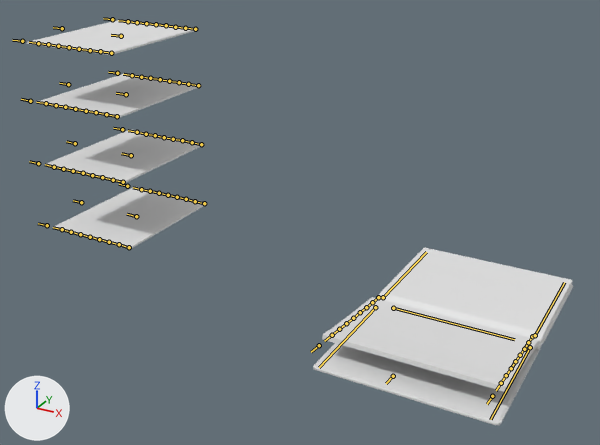
A saved change to the Blender file Assets/Models/Temp Art/OpenSketchbook.blend.
One viewpoint serves both versions: a camera (50 mm lens) standing at (2.59, -9.46, 5.09) and looking at (-2.24, -0.66, 0.69). Lighting does not change. The marker at lower left points along +X, +Y and +Z. The bones that bend it are drawn over the model as lines.
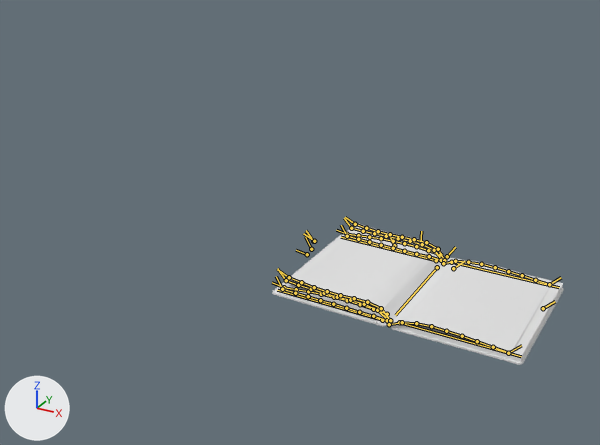
The newer file adds an action. The first version stands in its rest pose; the second is drawn at frame 69 of the action 'Page Turn Left'.

Boxes (x1, y1, x2, y2) around the edits, measured in the pictures (600 x 445 px):
```json
{"object": "Cube", "change": "posed", "before": [313, 248, 573, 425], "after": [272, 235, 564, 365], "on screen": "12% wider, 26% shorter"}
{"object": "Plane.002", "change": "posed", "before": [37, 73, 202, 118], "after": [289, 223, 446, 322], "on screen": "117% taller"}
{"object": "Plane.003", "change": "posed", "before": [27, 20, 197, 55], "after": [388, 260, 552, 354], "on screen": "164% taller"}
{"object": "Plane", "change": "posed", "before": [53, 187, 207, 249], "after": [286, 278, 389, 323]}
{"object": "Plane.001", "change": "posed", "before": [45, 130, 204, 183], "after": [283, 283, 389, 322]}
{"bone": "Bone.021", "before": "(393, 308) to (514, 339)", "after": "(437, 267) to (395, 315)"}
{"bone": "Bone.018", "before": "(393, 376) to (386, 383)", "after": "(307, 254) to (296, 250)"}
{"bone": "Bone.083", "before": "(136, 216) to (127, 214)", "after": "(420, 244) to (421, 231)"}
{"bone": "Bone.082", "before": "(81, 202) to (73, 200)", "after": "(313, 241) to (306, 230)"}
{"bone": "Bone.084", "before": "(131, 155) to (121, 153)", "after": "(394, 245) to (388, 233)"}
{"bone": "Bone.101", "before": "(75, 143) to (66, 141)", "after": "(311, 249) to (305, 237)"}
{"bone": "Bone.104", "before": "(126, 94) to (116, 93)", "after": "(447, 256) to (455, 247)"}
{"bone": "Bone.121", "before": "(68, 84) to (59, 83)", "after": "(314, 241) to (303, 233)"}
{"bone": "Bone.124", "before": "(121, 36) to (111, 35)", "after": "(453, 268) to (464, 261)"}
{"bone": "Bone.141", "before": "(62, 28) to (53, 27)", "after": "(543, 308) to (555, 301)"}
```

The change, as JSON lines over the scene's bpy script:
```json
{"block": "bone_bone_021", "where": "bone_bone_021 = bpy.data.objects['Armature.004'].pose.bones['Bone.021']"}
{"op": "set", "path": "bone_bone_021.location", "old": "(0.0, 0.0, 0.0)", "new": "(1.66, -0.02, 0.17)"}
{"op": "set", "path": "bone_bone_021.rotation_quaternion", "old": "(1.0, 0.0, 0.0, 0.0)", "new": "(0.707, 0.008, -0.005, 0.707)", "note": "degrees (0, 0, 0) -> degrees (0, -1, 90)"}
{"block": "bone_bone_018", "where": "bone_bone_018 = bpy.data.objects['Armature.004'].pose.bones['Bone.018']  # child of 'Bone.021'"}
{"op": "set", "path": "bone_bone_018.location", "old": "(0.0, 0.0, 0.0)", "new": "(0.01, -0.14, 0.2)"}
{"block": "bone_bone_083", "where": "bone_bone_083 = bpy.data.objects['Armature.004'].pose.bones['Bone.083']  # child of 'Bone.021'"}
{"op": "set", "path": "bone_bone_083.location", "old": "(0.0, 0.0, 0.0)", "new": "(0.48, -5.75, -1.29)"}
{"op": "set", "path": "bone_bone_083.rotation_quaternion", "old": "(1.0, 0.0, 0.0, 0.0)", "new": "(0.508, -0.676, 0.499, -0.19)", "note": "degrees (0, 0, 0) -> degrees (-115, 15, -64)"}
{"block": "bone_bone_082", "where": "bone_bone_082 = bpy.data.objects['Armature.004'].pose.bones['Bone.082']  # child of 'Bone.083'"}
{"op": "set", "path": "bone_bone_082.location", "old": "(0.0, 0.0, 0.0)", "new": "(0.77, -1.52, 1.4)"}
{"op": "set", "path": "bone_bone_082.rotation_quaternion", "old": "(1.0, 0.0, 0.0, 0.0)", "new": "(0.93, 0.32, -0.004, -0.182)", "note": "degrees (0, 0, 0) -> degrees (37, 6, -20)"}
{"block": "bone_bone_084", "where": "bone_bone_084 = bpy.data.objects['Armature.004'].pose.bones['Bone.084']  # child of 'Bone.021'"}
{"op": "set", "path": "bone_bone_084.location", "old": "(0.0, 0.0, 0.0)", "new": "(1.36, -5.75, -0.47)"}
{"op": "set", "path": "bone_bone_084.rotation_quaternion", "old": "(1.0, 0.0, 0.0, 0.0)", "new": "(0.624, -0.596, 0.342, -0.372)", "note": "degrees (0, 0, 0) -> degrees (-87, -1, -61)"}
{"block": "bone_bone_101", "where": "bone_bone_101 = bpy.data.objects['Armature.004'].pose.bones['Bone.101']  # child of 'Bone.084'"}
{"op": "set", "path": "bone_bone_101.location", "old": "(0.0, 0.0, 0.0)", "new": "(0.59, -0.82, 1.14)"}
{"block": "bone_bone_104", "where": "bone_bone_104 = bpy.data.objects['Armature.004'].pose.bones['Bone.104']  # child of 'Bone.021'"}
{"op": "set", "path": "bone_bone_104.location", "old": "(0.0, 0.0, 0.0)", "new": "(1.2, -5.75, 0.72)"}
{"op": "set", "path": "bone_bone_104.rotation_quaternion", "old": "(1.0, 0.0, 0.0, 0.0)", "new": "(0.355, -0.703, 0.616, 0.005)", "note": "degrees (0, 0, 0) -> degrees (-147, 26, -74)"}
{"block": "bone_bone_121", "where": "bone_bone_121 = bpy.data.objects['Armature.004'].pose.bones['Bone.121']  # child of 'Bone.104'"}
{"op": "set", "path": "bone_bone_121.location", "old": "(0.0, 0.0, 0.0)", "new": "(0.76, -2.41, 1.34)"}
{"op": "set", "path": "bone_bone_121.rotation_quaternion", "old": "(1.0, 0.0, 0.0, 0.0)", "new": "(0.66, 0.65, -0.009, -0.377)", "note": "degrees (0, 0, 0) -> degrees (80, 29, -35)"}
{"block": "bone_bone_124", "where": "bone_bone_124 = bpy.data.objects['Armature.004'].pose.bones['Bone.124']  # child of 'Bone.021'"}
{"op": "set", "path": "bone_bone_124.location", "old": "(0.0, 0.0, 0.0)", "new": "(1.6, -5.78, 1.66)"}
{"op": "set", "path": "bone_bone_124.rotation_quaternion", "old": "(1.0, 0.0, 0.0, 0.0)", "new": "(0.284, -0.699, 0.651, 0.086)", "note": "degrees (0, 0, 0) -> degrees (19, 151, 99)"}
{"block": "bone_bone_141", "where": "bone_bone_141 = bpy.data.objects['Armature.004'].pose.bones['Bone.141']  # child of 'Bone.124'"}
{"op": "set", "path": "bone_bone_141.location", "old": "(0.0, 0.0, 0.0)", "new": "(-0.53, -0.57, -0.89)"}
```
